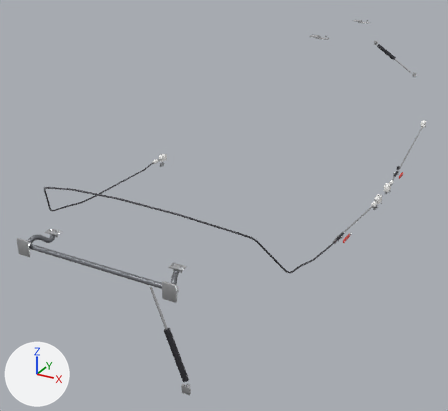
Two versions of the glTF model models/da40/da40-doors.glb, one commit apart.
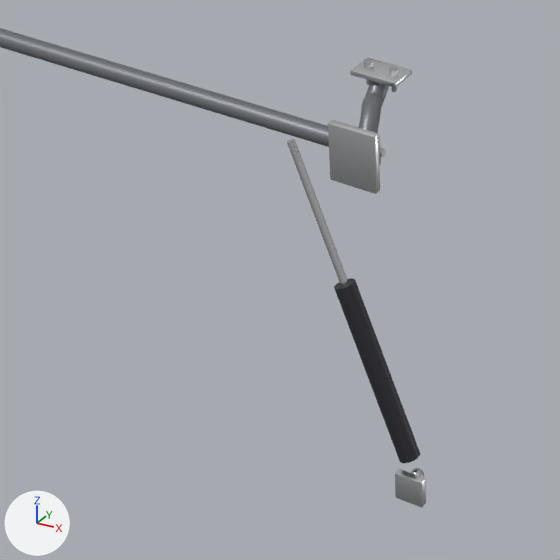
The first picture shows the older version from a camera (50 mm lens) standing at (1.22, -2.51, 2.34) and looking at (-0.11, -0.09, 1.13). The close-ups show the older and then the newer version on the part from 15% to 51% of the width and 60% to 100% of the height of that picture. Only the edits that show in the close-ups are written down. Lighting does not change. The marker at lower left points along +X, +Y and +Z. Where no turn or scale is listed for an object, it has been applied to the vertices. Vertices at exactly the same position are counted once.

Script lines for the objects in view, before the commit:
```python
ob_canopy_gas_spring_strut = bpy.data.objects.new('Canopy gas spring strut', me_canopy_gas_spring_strut)
ob_canopy_gas_spring_strut.parent = ob_da40_root_001
ob_canopy_gas_spring_strut.location = (0.279, -1.155, 0.226)
ob_canopy_gas_spring_strut.scale = (0.187, 0.187, 0.187)
ob_canopy_hinge_frame = bpy.data.objects.new('Canopy hinge frame', me_canopy_hinge_frame)
ob_canopy_hinge_frame.location = (0.0, -1.106, 1.359)
ob_canopy_hinges__firewall = bpy.data.objects.new('Canopy hinges (firewall)', me_canopy_hinges__firewall)
ob_canopy_hinges__firewall.location = (0.0, -1.163, 1.349)
```
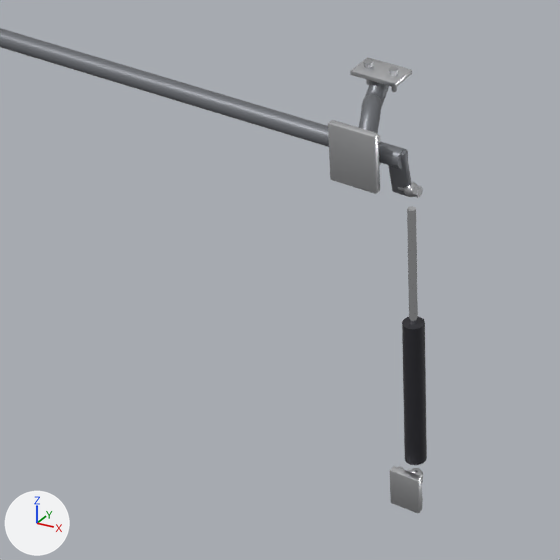
Where the newer file only moved an object's origin or applied its transform, the numbers keep the older frame.

Pixel boxes (x1, y1, x2, y2) of what changed, in the close-ups (560 x 560 px; the box of a moved part takes in the faces that stretch with it):
'Canopy gas spring strut', reshaped, moved, rescaled
    before: (287, 139, 426, 507)
    after: (390, 182, 427, 513)
'Canopy hinge frame', reshaped
    before: (0, 28, 412, 147)
    after: (0, 28, 412, 196)
part 1 of me_canopy_gas_spring_strut, moved or reshaped
    before: (334, 278, 420, 463)
    after: (402, 317, 427, 465)
part 2 of me_canopy_gas_spring_strut, moved or reshaped
    before: (287, 139, 349, 286)
    after: (407, 206, 418, 325)
part 3 of me_canopy_gas_spring_strut, moved or reshaped (not visible before)
    after: (404, 182, 417, 197)
part 4 of me_canopy_gas_spring_strut, moved or reshaped
    before: (411, 468, 424, 478)
    after: (411, 468, 423, 474)
part 5 of me_canopy_gas_spring_strut, added
    after: (412, 185, 423, 198)
part 6 of me_canopy_gas_spring_strut, moved or reshaped
    before: (395, 469, 426, 507)
    after: (390, 466, 422, 513)
part 7 of me_canopy_hinge_frame, added
    after: (388, 151, 411, 196)
part 8 of me_canopy_hinge_frame, moved or reshaped
    before: (0, 28, 329, 147)
    after: (379, 142, 408, 169)

Diff of the bpy script that builds the scene:
```diff
--- a/models/da40/da40-doors.glb.py
+++ b/models/da40/da40-doors.glb.py
@@ me_canopy_gas_spring_strut @@
 # used by ob_canopy_gas_spring_strut; parent = ob_da40_root_001; location = (0.279, -1.155, 0.226); scale = (0.187, 0.187, 0.187)
-me_canopy_gas_spring_strut.from_pydata(...)  # 200 vertices, 380 faces; spans x -0.43..0.43, y -0.08..0.08, z -1.0..1.0
+me_canopy_gas_spring_strut.from_pydata(...)  # 312 vertices, 584 faces; spans x -0.09..0.09, y -0.1..0.1, z -1.0..1.0
+# me_canopy_gas_spring_strut part 1: the loose piece of 36 vertices spanning x -0.11..0.36, y -0.05..0.08, z -0.81..0.15 is multiplied about its middle by the matrix ((0.999, 0.009, 0.404), (-0.006, 1.077, -0.009), (-0.335, -0.001, 0.829)), then moved by (-0.13, 0.02, 0.03)
+# me_canopy_gas_spring_strut part 2: the loose piece of 24 vertices spanning x -0.38..-0.04, y 0.01..0.06, z 0.12..0.87 is turned 22 degrees about the y axis through its middle and scaled by 0.891, then moved by (0.21, 0.01, 0.0)
+# me_canopy_gas_spring_strut part 3: the loose piece of 42 vertices spanning x -0.43..-0.36, y 0.01..0.08, z 0.93..1.0 is moved by (0.4, 0.01, 0.0)
+# me_canopy_gas_spring_strut part 4: the loose piece of 42 vertices spanning x 0.32..0.39, y -0.03..0.04, z -0.93..-0.85 is moved by (-0.35, 0.02, 0.03)
+# me_canopy_gas_spring_strut part 5: a new loose piece, a 6-sided cylinder along x spanning x 0.023..0.052, y 0.028..0.088, z 0.934..0.986, in mat_da40_stainless_steel (light grey #ced0d3)
+# me_canopy_gas_spring_strut part 6: the loose piece of 56 vertices spanning x 0.27..0.43, y -0.08..-0.04, z -1.0..-0.84 is scaled about its middle by (1.13, 0.995, 1.43), then moved by (-0.35, -0.02, 0.04)
+# other edits to the shape of me_canopy_gas_spring_strut do not show in these pictures
 me_canopy_gas_spring_strut.materials.append(mat_da40_gas_spring__black)
@@ me_canopy_hinge_frame @@
 # used by ob_canopy_hinge_frame; location = (0.0, -1.106, 1.359)
-me_canopy_hinge_frame.from_pydata(...)  # 800 vertices, 1548 faces; spans x -0.309..0.309, y -0.057..0.057, z -0.02..0.02
+me_canopy_hinge_frame.from_pydata(...)  # 856 vertices, 1656 faces; spans x -0.309..0.344, y -0.057..0.057, z -0.052..0.02
+# me_canopy_hinge_frame part 7: a new loose piece of 56 vertices spanning x 0.324..0.344, y -0.052..-0.038, z -0.052..-0.002, in mat_da40_canopy_hinge_frame__steel_tube__painted (grey #7c7e84)
+# me_canopy_hinge_frame part 8: 12 vertices moved from x 0.3, y -0.057..-0.039, z -0.019..-0.001 to x 0.34, y -0.057..-0.039, z -0.019..-0.001
+# other edits to the shape of me_canopy_hinge_frame do not show in these pictures
 me_canopy_hinge_frame.materials.append(mat_da40_canopy_hinge_frame__steel_tube__painted)
@@ ob_canopy_gas_spring_strut @@
 ob_canopy_gas_spring_strut.parent = ob_da40_root_001
-ob_canopy_gas_spring_strut.location = (0.279, -1.155, 0.226)
-ob_canopy_gas_spring_strut.scale = (0.187, 0.187, 0.187)
+ob_canopy_gas_spring_strut.location = (0.344, -1.158, 0.209)
+ob_canopy_gas_spring_strut.scale = (0.173, 0.173, 0.173)
```
